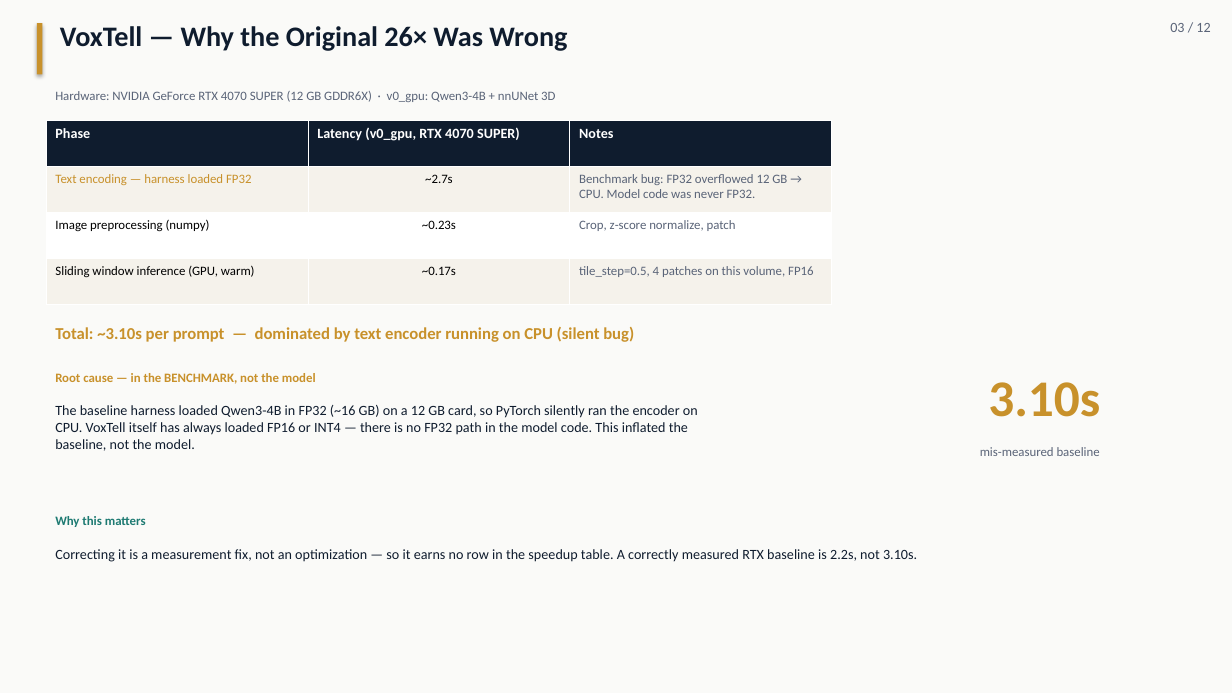
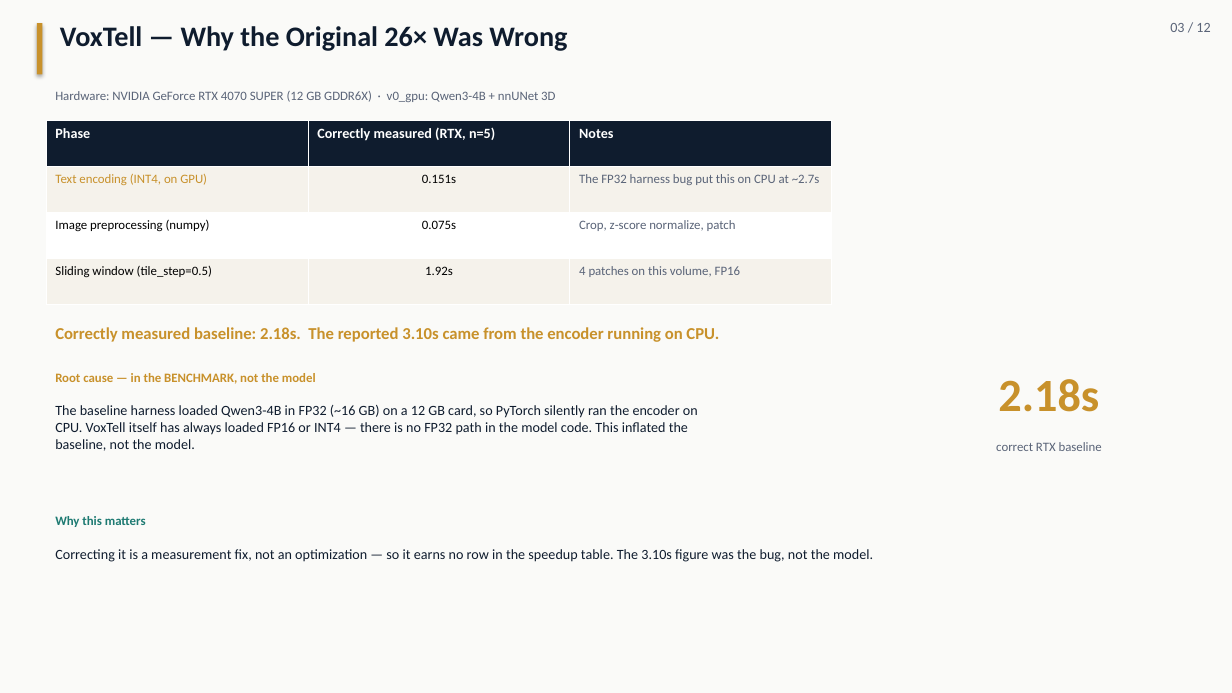
Before and after one commit to pentaexe/VoxTell-main, a slide deck: slide 3 of slides.pptx. Drawn at 1232x693 pixels with LibreOffice and Linux fonts; fonts in the diff are those of the drawing. Boxes give left, top, right and bottom in pixels: in the first picture for what was removed or moved away, otherwise in the second. Text is boxed around its words. In the diff, an @@ line names an element or a change of style, - is before the commit and + after.

```diff
--- a/slides.pptx
+++ b/slides.pptx
@@ table at [46,120,831,305] @@
-row 1, column 2: Latency (v0_gpu, RTX 4070 SUPER)
+row 1, column 2: Correctly measured (RTX, n=5)
-row 2: Text encoding — harness loaded FP32 | ~2.7s | Benchmark bug: FP32 overflowed 12 GB → CPU. Model code was never FP32.
+row 2: Text encoding (INT4, on GPU) | 0.151s | The FP32 harness bug put this on CPU at ~2.7s
-row 3, column 2: ~0.23s
+row 3, column 2: 0.075s
-row 4: Sliding window inference (GPU, warm) | ~0.17s | tile_step=0.5, 4 patches on this volume, FP16
+row 4: Sliding window (tile_step=0.5) | 1.92s | 4 patches on this volume, FP16
@@ text at [55,327,719,342]: text changed @@
-Total: ~3.10s per prompt — dominated by text encoder running on CPU (silent bug)
+Correctly measured baseline: 2.18s. The reported 3.10s came from the encoder running on CPU.
@@ text at [998,379,1099,412]: text changed; size 40 to 36 pt @@
-3.10s
+2.18s
@@ text at [996,442,1102,451]: text changed @@
-mis-measured baseline
+correct RTX baseline
@@ text at [55,549,873,562]: text changed @@
-Correcting it is a measurement fix, not an optimization — so it earns no row in the speedup table. A correctly measured RTX baseline is 2.2s, not 3.10s.
+Correcting it is a measurement fix, not an optimization — so it earns no row in the speedup table. The 3.10s figure was the bug, not the model.
```
Also in this commit, not shown: 2 other slides changed, 1 other file.
